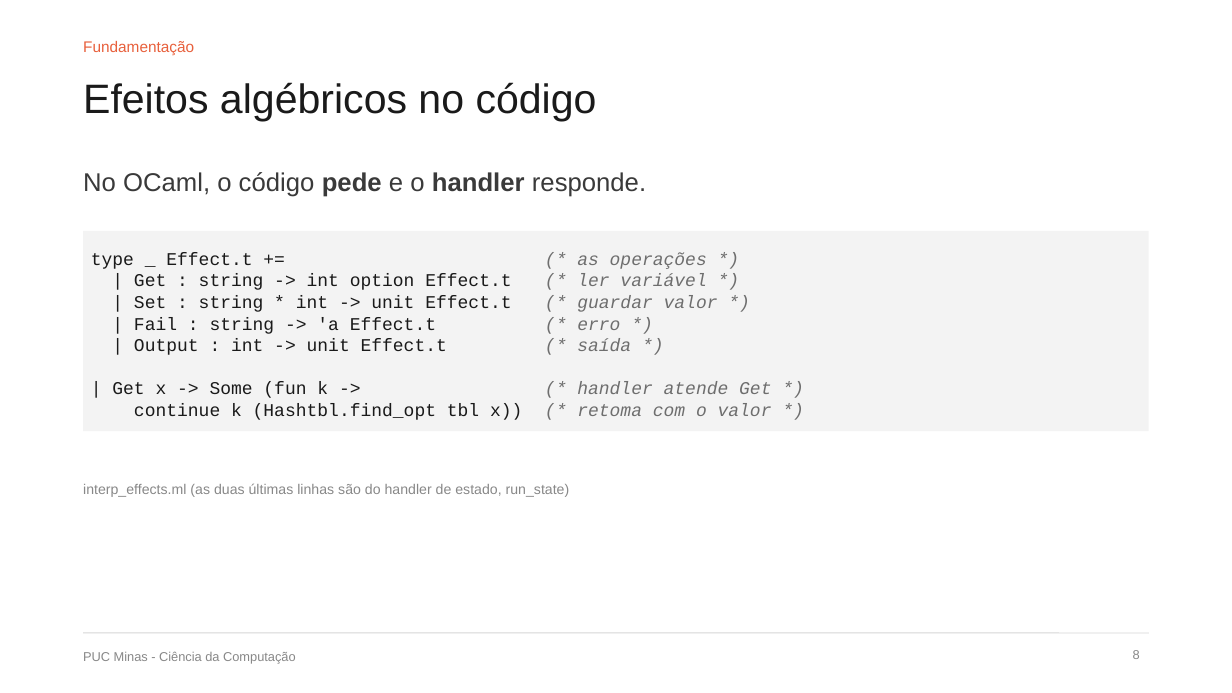
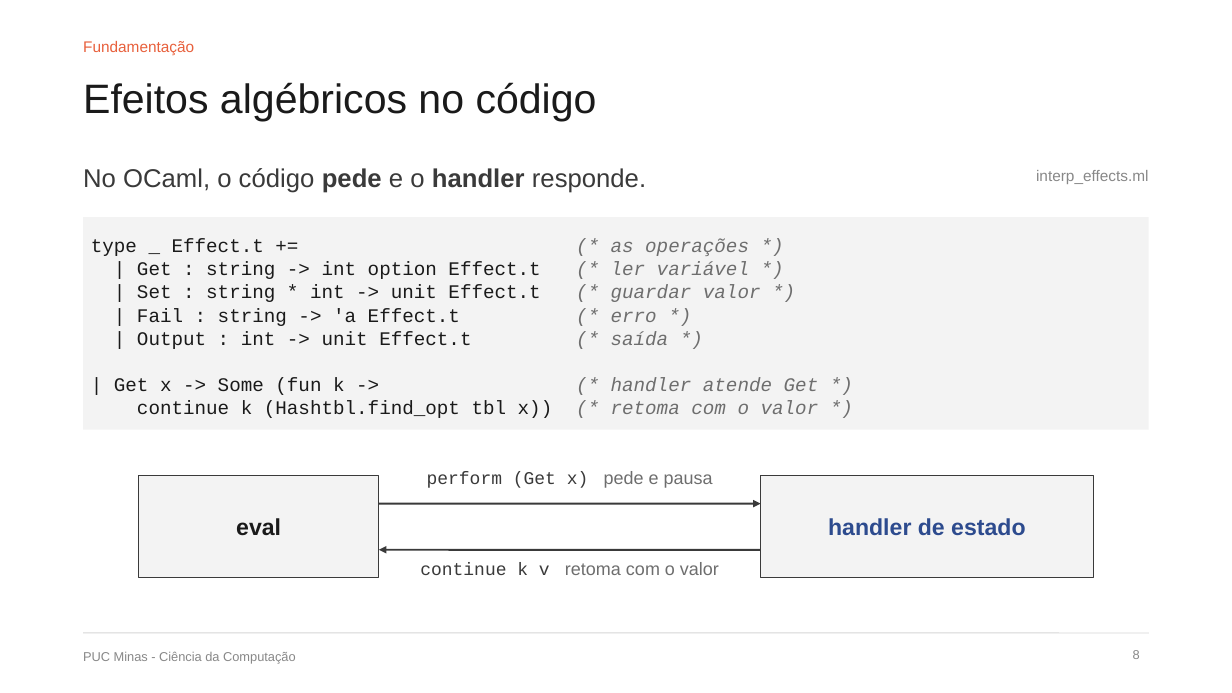
Before and after one commit to DiegoMarchioni/TCC, a slide deck: slide 8 of apresentacao/dissertacao/defesa.pptx. Drawn at 1232x693 pixels with LibreOffice and Linux fonts; fonts in the diff are those of the drawing. Boxes give left, top, right and bottom in pixels: in the first picture for what was removed or moved away, otherwise in the second. Text is boxed around its words. In the diff, an @@ line names an element or a change of style, - is before the commit and + after.

```diff
--- a/apresentacao/dissertacao/defesa.pptx
+++ b/apresentacao/dissertacao/defesa.pptx
@@ text "No OCaml, o código pede ...": place and size @@
-text "No OCaml, o código pede ..." at box(83, 172, 646, 197)
+text "No OCaml, o código pede ..." at box(83, 168, 646, 193)
@@ text added at box(1036, 170, 1149, 184), 12 pt, text #888888 @@
+interp_effects.ml
@@ text "type _ Effect.t += (* ...": place and size @@
-text "type _ Effect.t += (* ..." at box(91, 252, 772, 420)
+text "type _ Effect.t += (* ..." at box(91, 239, 819, 418)
@@ text "type _ Effect.t += (* ..." at box(91, 239, 819, 418): size 14 to 15 pt @@
@@ rectangle: place and size @@
-rectangle at box(83, 231, 1149, 432)
+rectangle at box(83, 217, 1149, 430)
@@ rectangle added at box(139, 476, 379, 578), fill #F3F3F3, outline #3A3A3A 0.75 pt @@
@@ text added at box(427, 471, 713, 488), 14 pt, text #3A3A3A @@
+perform (Get x) pede e pausa
@@ rectangle added at box(761, 476, 1093, 578), fill #F3F3F3, outline #3A3A3A 0.75 pt @@
@@ text removed at box(83, 483, 570, 497) @@
-interp_effects.ml (as duas últimas linhas são do handler de estado, run_state)
@@ arrow added from (379, 504) to (761, 504), #3A3A3A 1.5 pt @@
@@ text added at box(236, 518, 281, 536), 18 pt, text #1A1A1A, bold @@
+eval
@@ text added at box(828, 518, 1025, 536), 18 pt, text #2D4B8E, bold @@
+handler de estado
@@ arrow added from (761, 550) to (379, 550), #3A3A3A 1.5 pt @@
@@ text added at box(420, 562, 719, 575), 14 pt, text #6E6E6E @@
+continue k v retoma com o valor
```
Also in this commit, not shown: 10 other slides changed, 1 other file.
